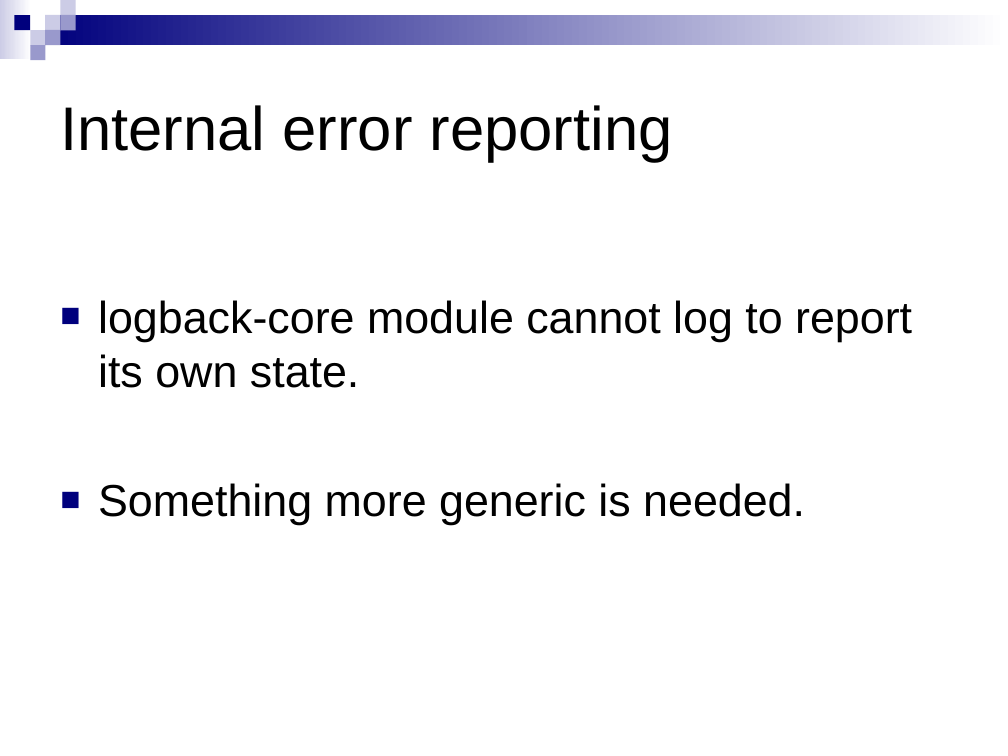
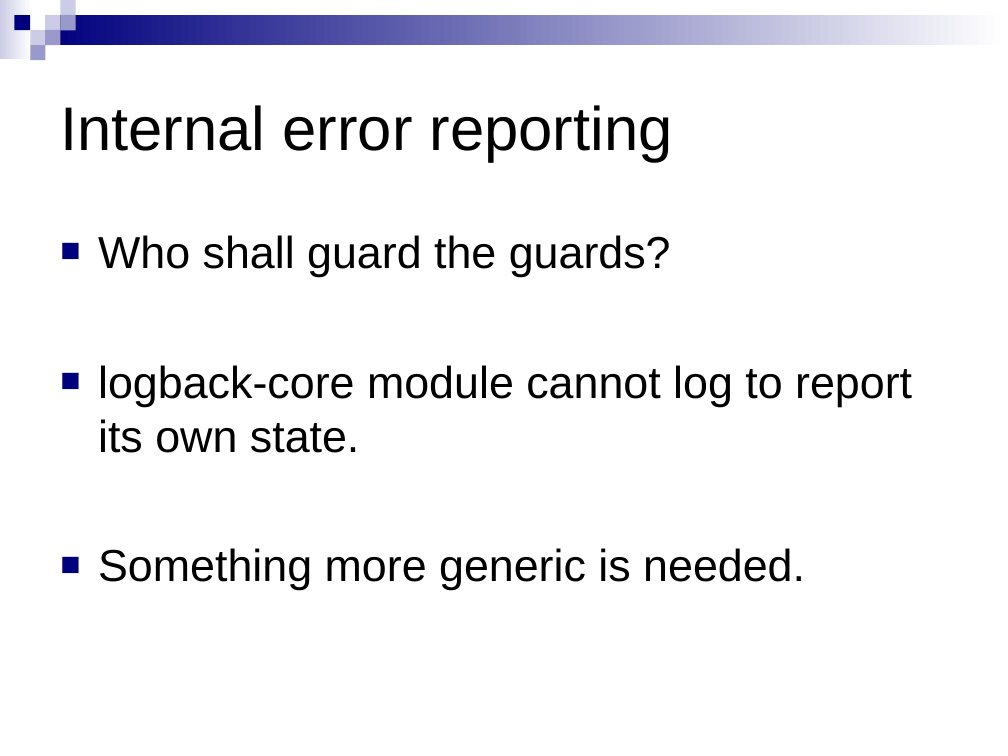
Before and after one commit to qos-ch/logback, a slide deck: slide 13 of logback-site/src/site/resources/10reasons.ppt (slide 12 before the commit). Drawn at 1008x756 pixels with LibreOffice and Linux fonts; fonts in the diff are those of the drawing; background and template pictures are left out. Boxes give left, top, right and bottom in pixels: in the first picture for what was removed or moved away, otherwise in the second. Text is boxed around its words. In the diff, an @@ line names an element or a change of style, - is before the commit and + after.

```diff
--- a/logback-site/src/site/resources/10reasons.ppt
+++ b/logback-site/src/site/resources/10reasons.ppt
@@ text at box(98, 235, 671, 277): paragraph added @@
+■ Who shall guard the guards?
```
Also in this commit, not shown: 3 other slides changed, 2 slides added, 1 slide removed, 2 other files.
